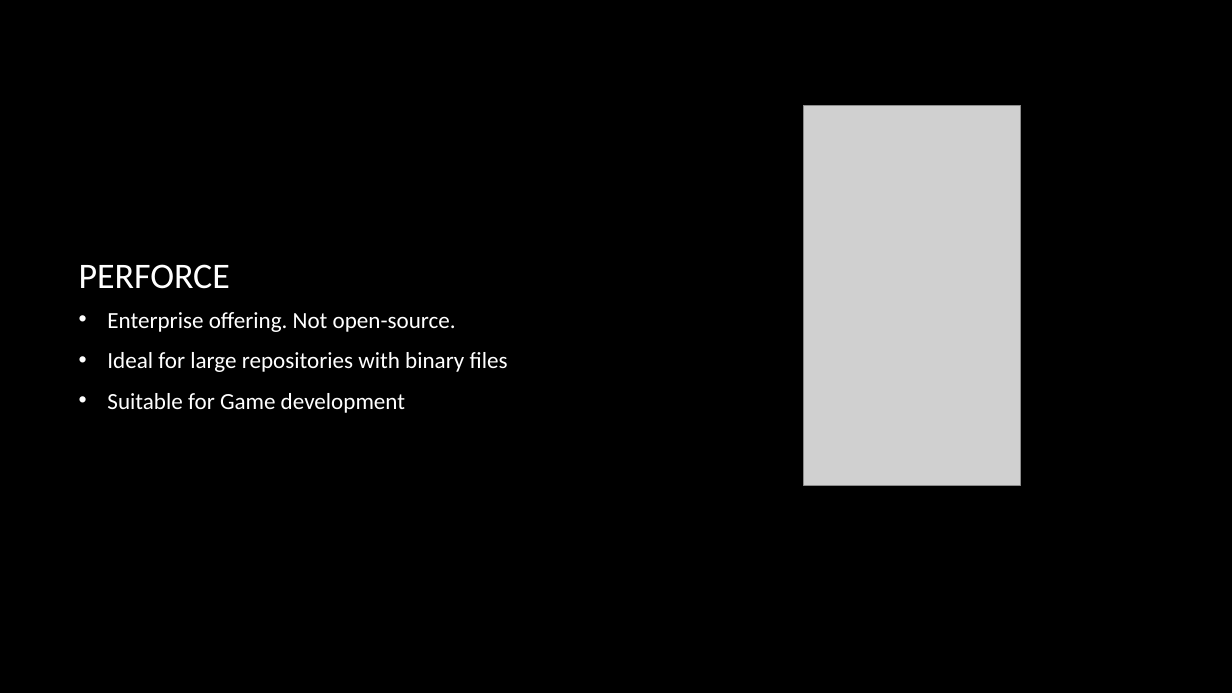
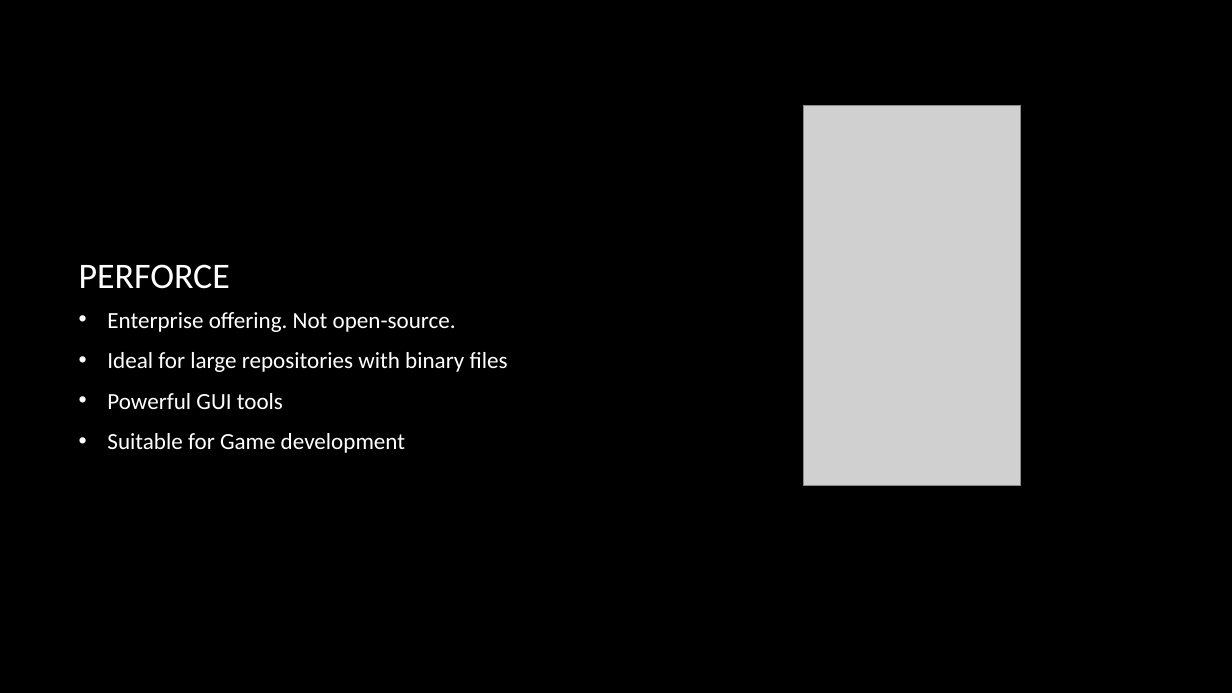
Before and after one commit to rickrussell/intro-to-devops, a slide deck: slide 5 of Lectures/DevOpsTools/Resources/Version Control.pptx. Drawn at 1232x693 pixels with LibreOffice and Linux fonts; fonts in the diff are those of the drawing; grey boxes stand for pictures; background and template pictures are left out. Boxes give left, top, right and bottom in pixels: in the first picture for what was removed or moved away, otherwise in the second. Text is boxed around its words. In the diff, an @@ line names an element or a change of style, - is before the commit and + after.

Commit message:
DevOps Tools - Lectyres 5

```diff
--- a/Lectures/DevOpsTools/Resources/Version Control.pptx
+++ b/Lectures/DevOpsTools/Resources/Version Control.pptx
@@ text at (107,393,283,409): paragraph added @@
+• Powerful GUI tools
```
Also in this commit, not shown: 14 other files.
